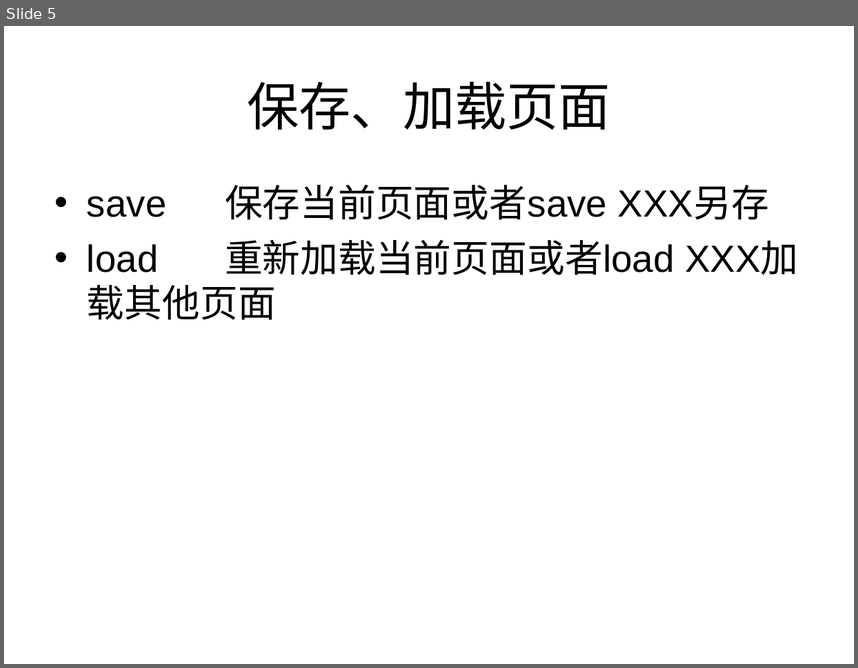
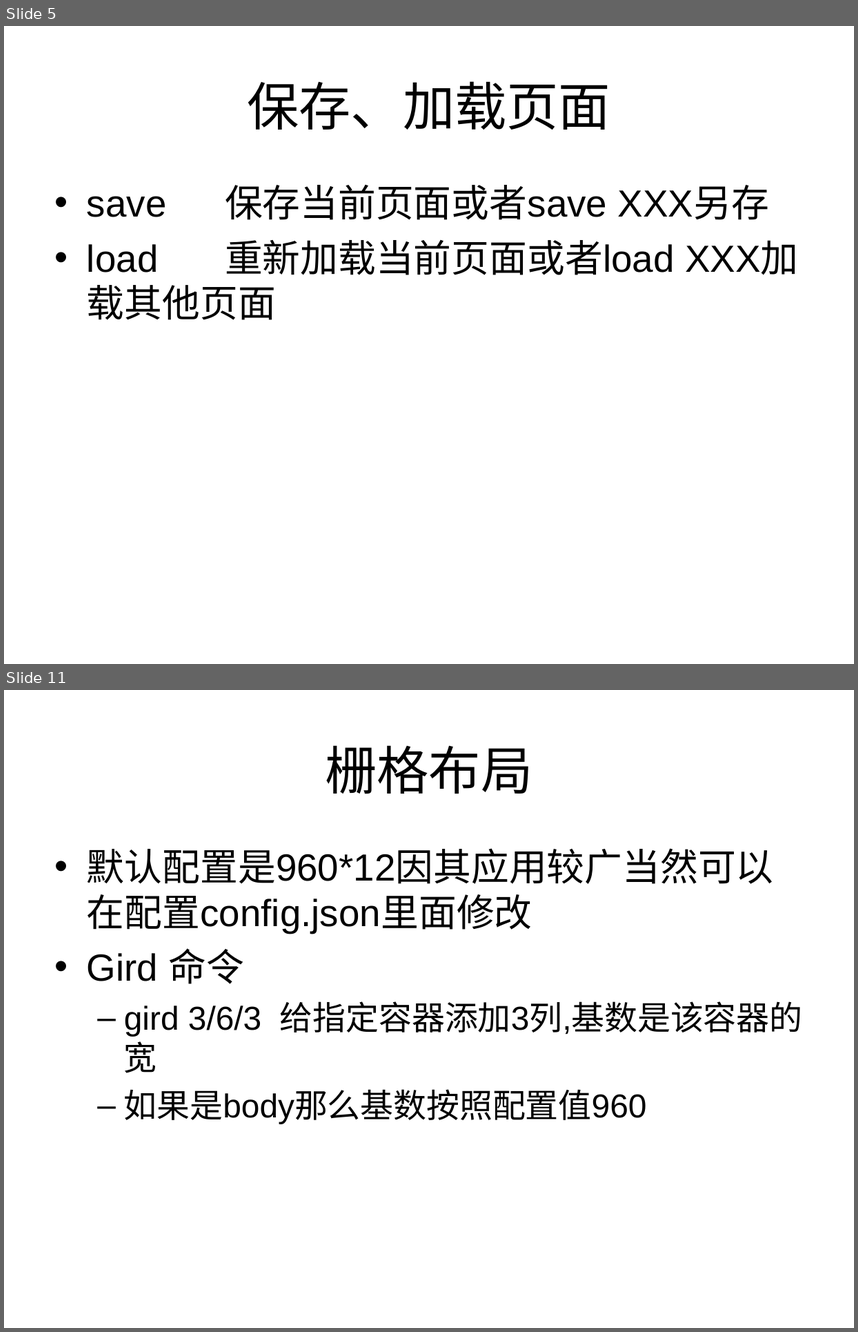
Before and after one commit to 306808700/hcs, a slide deck: 1.0/guide/HCS 基于chrome的命令行的编辑工具.ppt. Shown one above the other, each under a label of ours: slide 5 before the commit, slides 5 and 11 after it; the slides between them are not shown. The pictures are 858x668 and 858x1332 pixels, drawn with LibreOffice and Linux fonts; fonts in the diff are those of the drawing. Boxes give left, top, right and bottom in pixels: in the first picture for what was removed or moved away, otherwise in the second. Text is boxed around its words. In the diff, an @@ line names an element or a change of style, - is before the commit and + after.

```diff
--- a/1.0/guide/HCS 基于chrome的命令行的编辑工具.ppt
+++ b/1.0/guide/HCS 基于chrome的命令行的编辑工具.ppt
@@ slide 11 added at [4, 690, 854, 1328], background #FFFFFF @@
@@ title added at [325, 745, 533, 794], 44 pt, text #000000 @@
+栅格布局
@@ text added at [87, 848, 803, 1124], 28 pt, text #000000 @@
+• 默认配置是960*12因其应用较广当然可以在配置config.json里面修改
+• Gird 命令
+  – gird 3/6/3 给指定容器添加3列,基数是该容器的宽
+  – 如果是body那么基数按照配置值960
```
Also in this commit, not shown: 4 slides changed, 7 other slides added.
